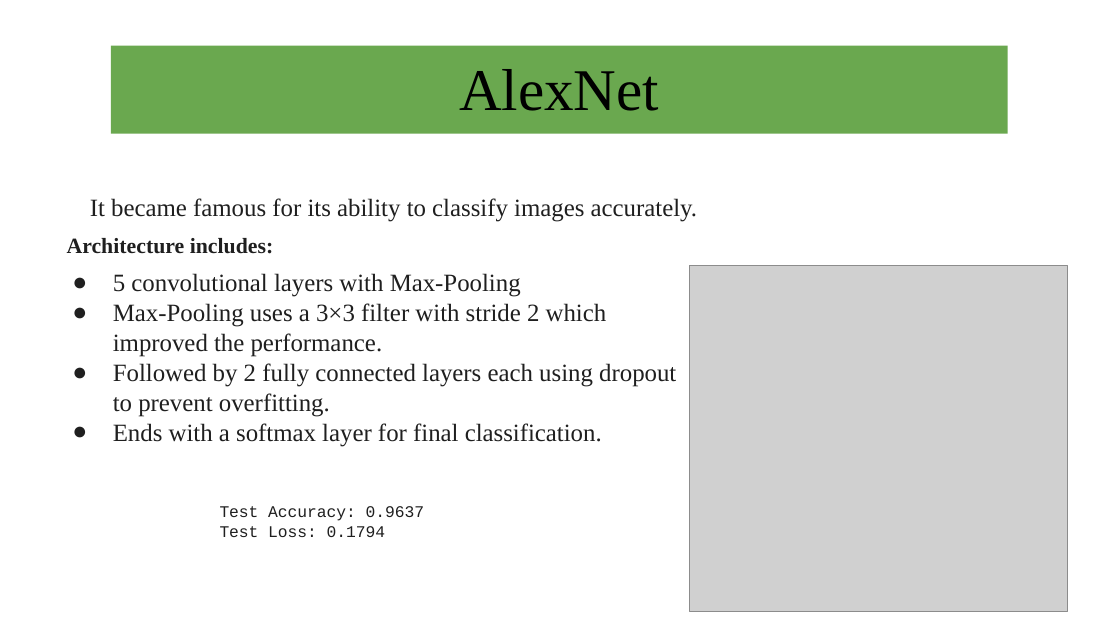
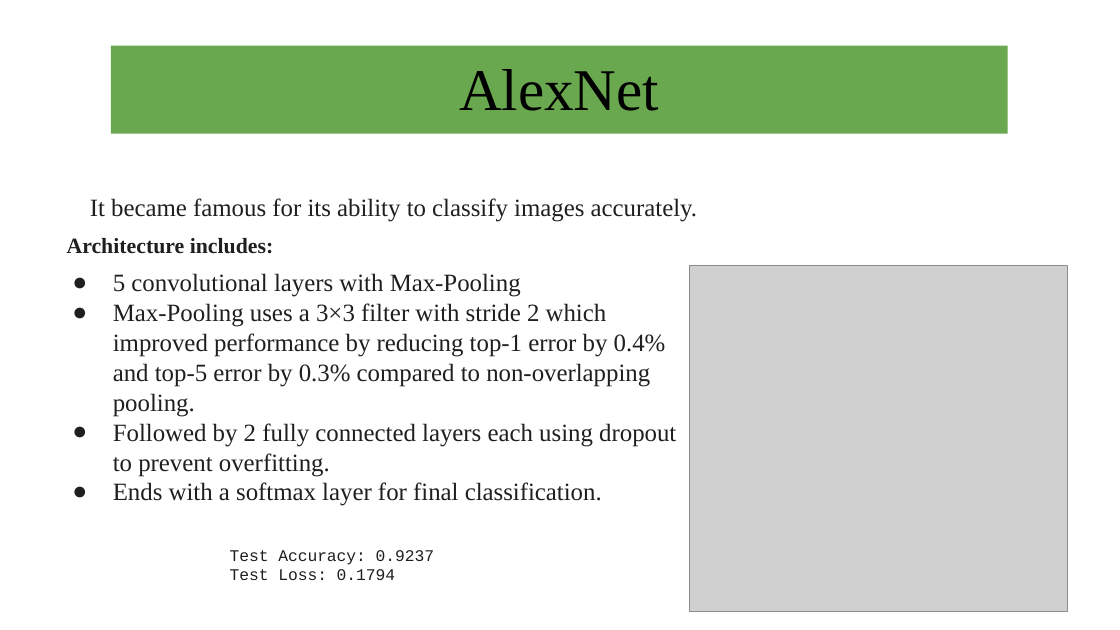
Before and after one commit to KavyaSJ/Driver-Behavior-Classification, a slide deck: slide 8 of Driver Behaviour Classification.pptx. Drawn at 1120x630 pixels with LibreOffice and Linux fonts; fonts in the diff are those of the drawing; grey boxes stand for pictures. Boxes give left, top, right and bottom in pixels: in the first picture for what was removed or moved away, otherwise in the second. Text is boxed around its words. In the diff, an @@ line names an element or a change of style, - is before the commit and + after.

```diff
--- a/Driver Behaviour Classification.pptx
+++ b/Driver Behaviour Classification.pptx
@@ text at (113, 303, 666, 417): text changed @@
-● Max-Pooling uses a 3×3 filter with stride 2 which improved the performance.
+● Max-Pooling uses a 3×3 filter with stride 2 which improved performance by reducing top-1 error by 0.4% and top-5 error by 0.3% compared to non-overlapping pooling.
@@ text "Test Accuracy: 0.9237": place and size @@
-text "Test Accuracy: 0.9237" at (220, 506, 424, 537)
+text "Test Accuracy: 0.9237" at (230, 550, 434, 580)
@@ text at (230, 550, 434, 565): text changed @@
-Test Accuracy: 0.9637
+Test Accuracy: 0.9237
```
Also in this commit, not shown: 4 other slides changed.
